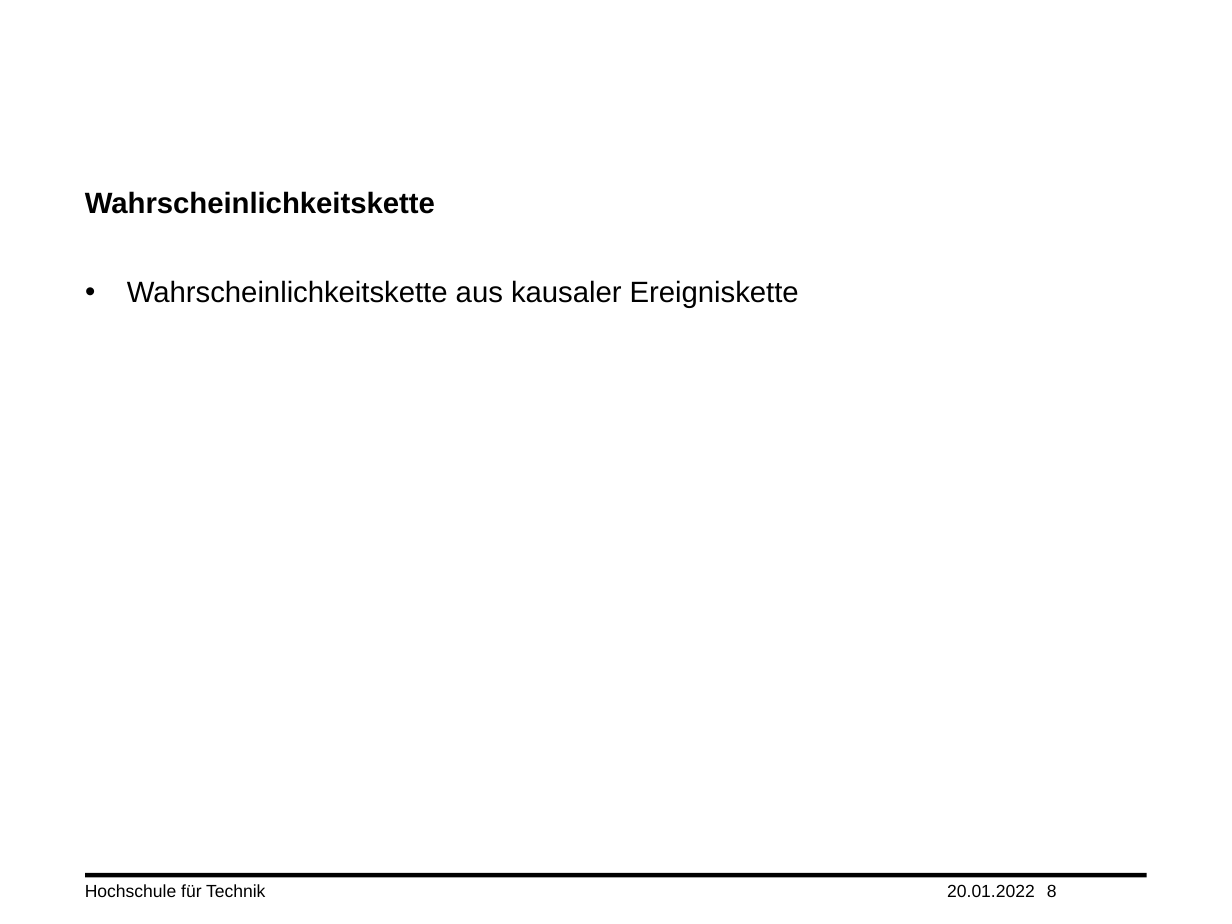
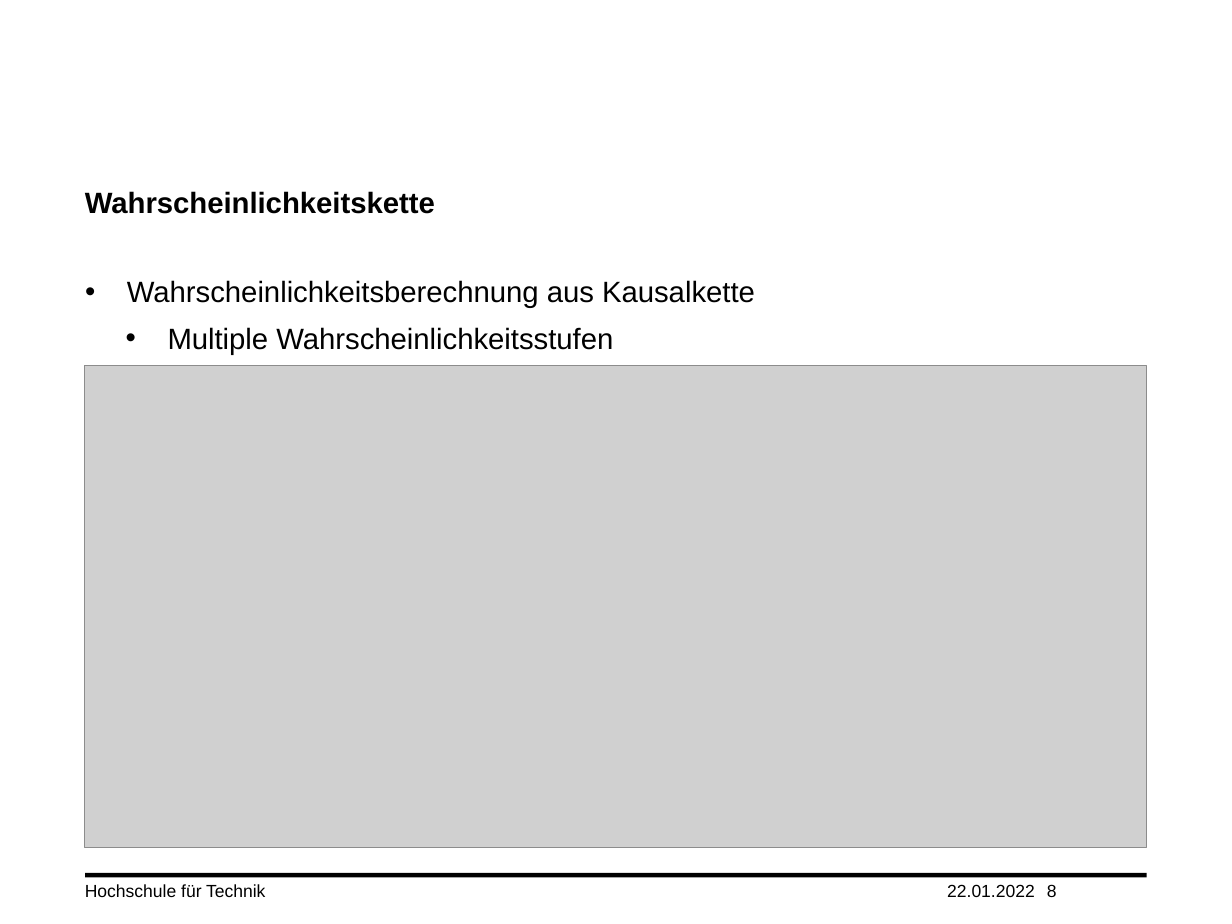
Before and after one commit to tmandelz/Steinschlag-Wahrscheinlichkeit, a slide deck: slide 8 of Präsentation/Vorgehen.pptx. Drawn at 1232x924 pixels with LibreOffice and Linux fonts; fonts in the diff are those of the drawing; grey boxes stand for pictures; background and template pictures are left out. Boxes give left, top, right and bottom in pixels: in the first picture for what was removed or moved away, otherwise in the second. Text is boxed around its words. In the diff, an @@ line names an element or a change of style, - is before the commit and + after.

Commit message:
update ppp

```diff
--- a/Präsentation/Vorgehen.pptx
+++ b/Präsentation/Vorgehen.pptx
@@ text at [127,280,755,355]: text changed @@
-• Wahrscheinlichkeitskette aus kausaler Ereigniskette
+• Wahrscheinlichkeitsberechnung aus Kausalkette
+  • Multiple Wahrscheinlichkeitsstufen
@@ picture added at [85,365,1146,847] @@
@@ text at [947,884,1035,897]: text changed @@
-20.01.2022
+22.01.2022
```
Also in this commit, not shown: 14 other slides changed.
